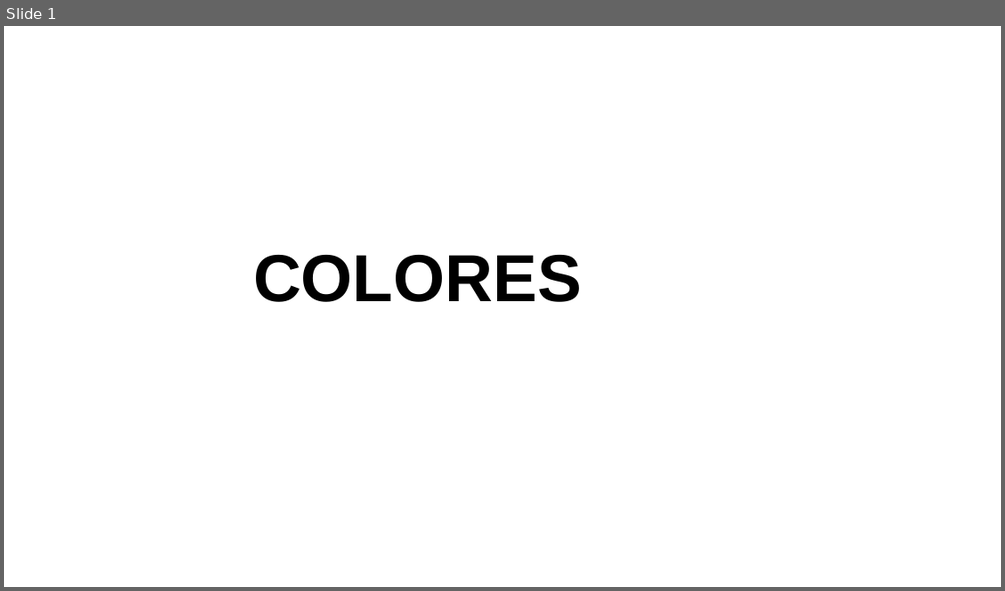
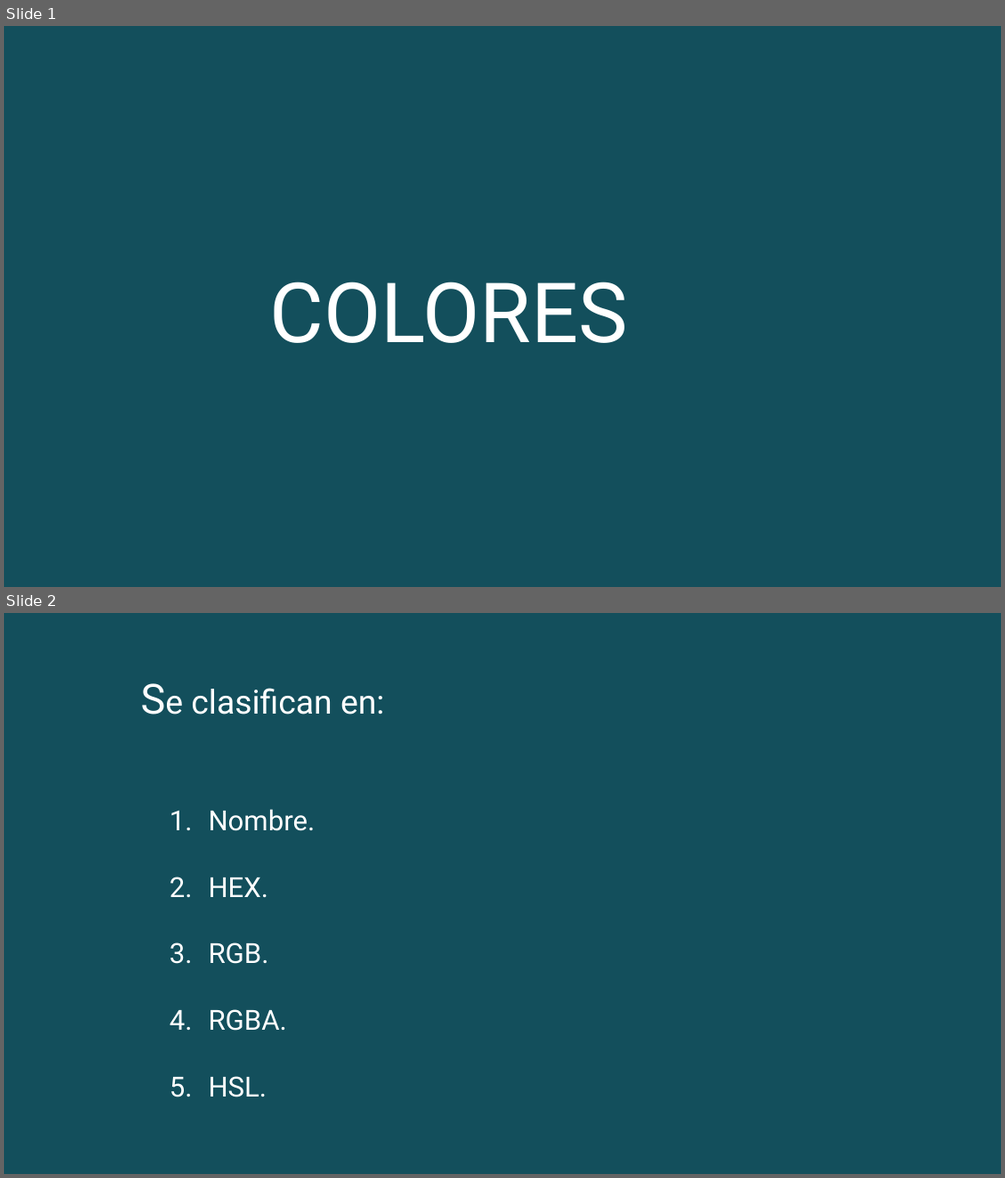
Before and after one commit to KatherineBermudez/Colores-css, a slide deck: Tarea Diseño.pptx. Shown one above the other, each under a label of ours: slide 1 before the commit, slides 1 and 2 after it. The pictures are 1005x591 and 1005x1178 pixels, drawn with LibreOffice and Linux fonts; fonts in the diff are those of the drawing. Boxes give left, top, right and bottom in pixels: in the first picture for what was removed or moved away, otherwise in the second. Text is boxed around its words. In the diff, an @@ line names an element or a change of style, - is before the commit and + after.

```diff
--- a/Tarea Diseño.pptx
+++ b/Tarea Diseño.pptx
@@ slide 2 added at bbox=[4, 613, 1001, 1174], background #134F5C @@
@@ text added at bbox=[191, 688, 384, 714], 24 pt, text #FFFFFF @@
+Se clasifican en:
@@ title added at bbox=[209, 809, 316, 1097], 20 pt, text #FFFFFF @@
+1. Nombre.
+2. HEX.
+3. RGB.
+4. RGBA.
+5. HSL.
@@ slide 1 changed as well @@
@@ background #FFFFFF to #134F5C @@
@@ title "COLORES": place and size @@
-title "COLORES" at bbox=[253, 255, 582, 302]
+title "COLORES" at bbox=[270, 281, 628, 343]
@@ title "COLORES" at bbox=[270, 281, 628, 343]: size 48 to 60 pt, font Arial to Roboto, text colour #000000 to #FFFFFF, bold off @@
```
Also in this commit, not shown: 6 other slides changed, 6 other slides added.
